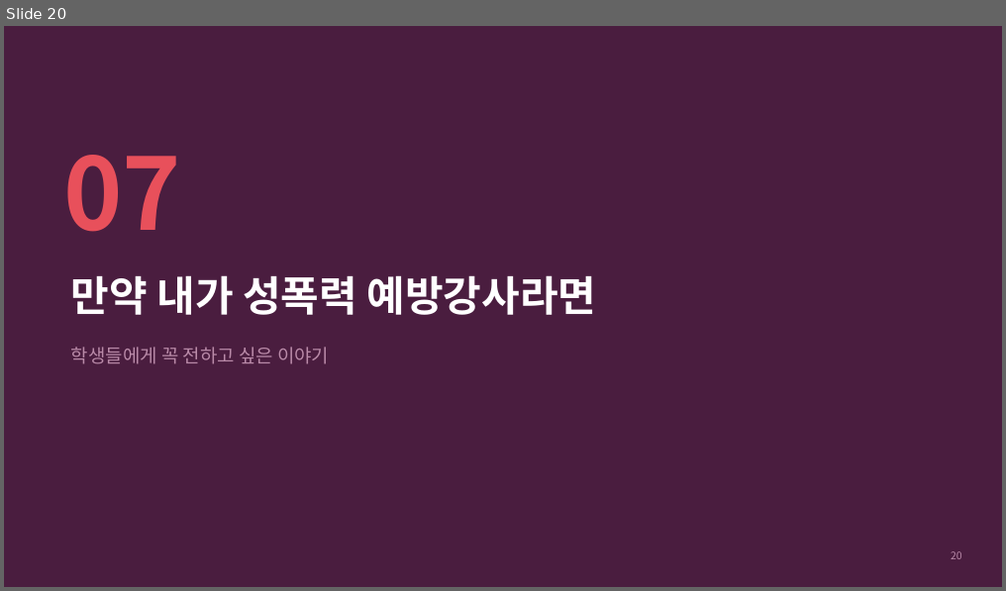
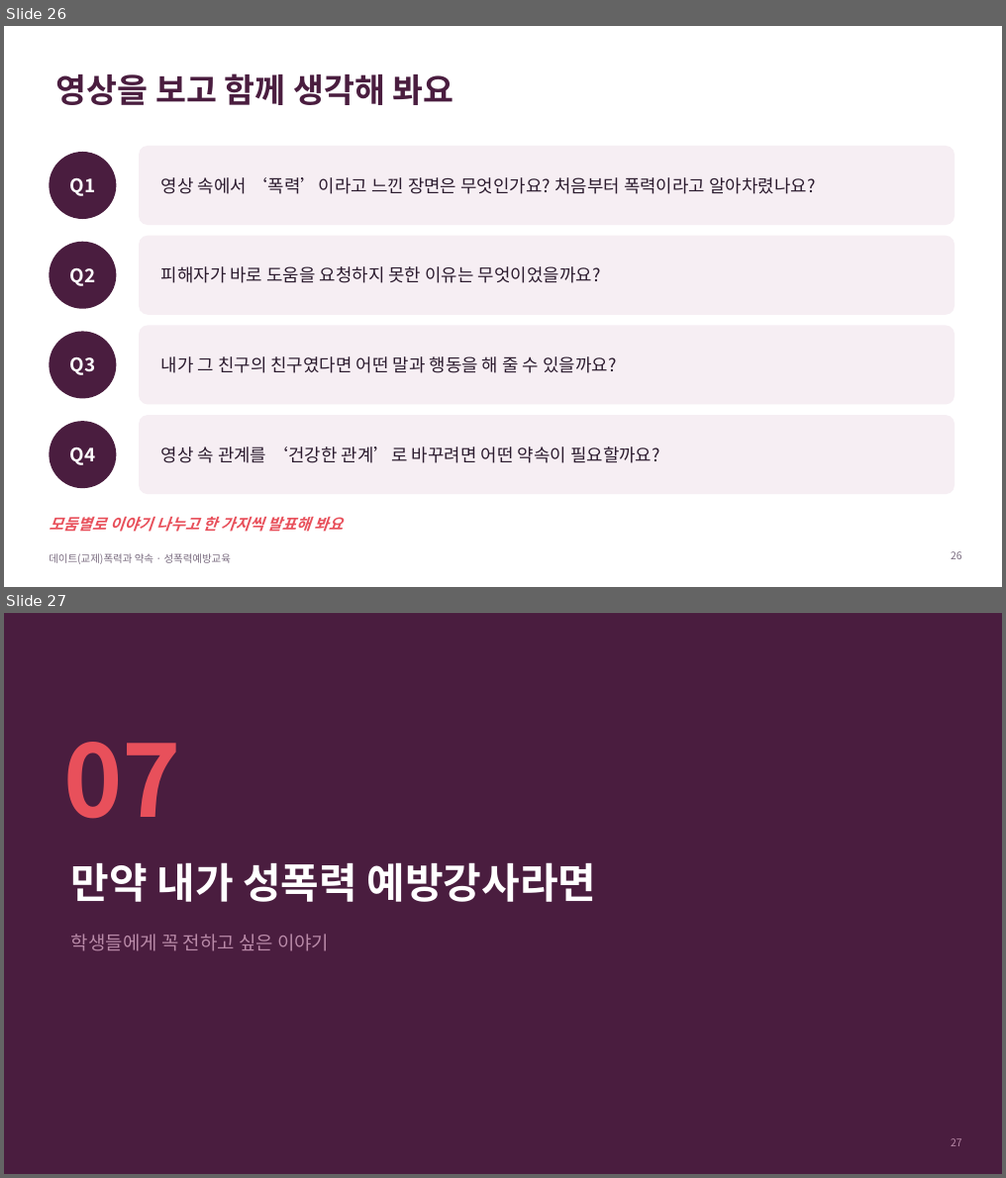
Before and after one commit to ash1234a/security-research-learning, a slide deck: 데이트폭력과_약속.pptx. Shown one above the other, each under a label of ours: slide 20 before the commit, slides 26 and 27 after it. The pictures are 1006x591 and 1006x1178 pixels, drawn with LibreOffice and Linux fonts; fonts in the diff are those of the drawing. Boxes give left, top, right and bottom in pixels: in the first picture for what was removed or moved away, otherwise in the second. Text is boxed around its words. In the diff, an @@ line names an element or a change of style, - is before the commit and + after.

```diff
--- a/데이트폭력과_약속.pptx
+++ b/데이트폭력과_약속.pptx
@@ slide 26 added at (4,26,1002,587), background #FFFFFF @@
@@ title added at (56,74,454,105), 32 pt, text #4A1D3F, bold @@
+영상을 보고 함께 생각해 봐요
@@ ellipse added at (49,152,116,219), fill #4A1D3F @@
@@ rounded rectangle added at (139,146,954,225), fill #F6EEF3 @@
@@ text added at (69,177,95,196), 18 pt, text #FFFFFF, bold @@
+Q1
@@ text added at (161,177,815,194), 17 pt, text #2B1B2E @@
+영상 속에서 ‘폭력’이라고 느낀 장면은 무엇인가요? 처음부터 폭력이라고 알아차렸나요?
@@ ellipse added at (49,242,116,309), fill #4A1D3F @@
@@ rounded rectangle added at (139,236,954,315), fill #F6EEF3 @@
@@ text added at (69,268,95,286), 18 pt, text #FFFFFF, bold @@
+Q2
@@ text added at (161,267,601,283), 17 pt, text #2B1B2E @@
+피해자가 바로 도움을 요청하지 못한 이유는 무엇이었을까요?
@@ ellipse added at (49,332,116,399), fill #4A1D3F @@
@@ rounded rectangle added at (139,325,954,405), fill #F6EEF3 @@
@@ text added at (69,357,95,375), 18 pt, text #FFFFFF, bold @@
+Q3
@@ text added at (161,357,616,373), 17 pt, text #2B1B2E @@
+내가 그 친구의 친구였다면 어떤 말과 행동을 해 줄 수 있을까요?
@@ ellipse added at (49,421,116,488), fill #4A1D3F @@
@@ rounded rectangle added at (139,415,954,494), fill #F6EEF3 @@
@@ text added at (69,447,95,466), 18 pt, text #FFFFFF, bold @@
+Q4
@@ text added at (161,447,660,464), 17 pt, text #2B1B2E @@
+영상 속 관계를 ‘건강한 관계’로 바꾸려면 어떤 약속이 필요할까요?
@@ text added at (49,517,343,532), 15 pt, text #E8505B, bold, italic @@
+모둠별로 이야기 나누고 한 가지씩 발표해 봐요
@@ text added at (49,554,231,565), 10 pt, text #7A6C80 @@
+데이트(교제)폭력과 약속 · 성폭력예방교육
@@ page number added at (950,552,962,560), 10 pt, text #7A6C80 @@
+26
@@ what was slide 20 is now slide 27 @@
@@ page number at (950,1139,962,1147): text changed @@
-20
+27
```
Also in this commit, not shown: 1 slide changed, 6 other slides added.
